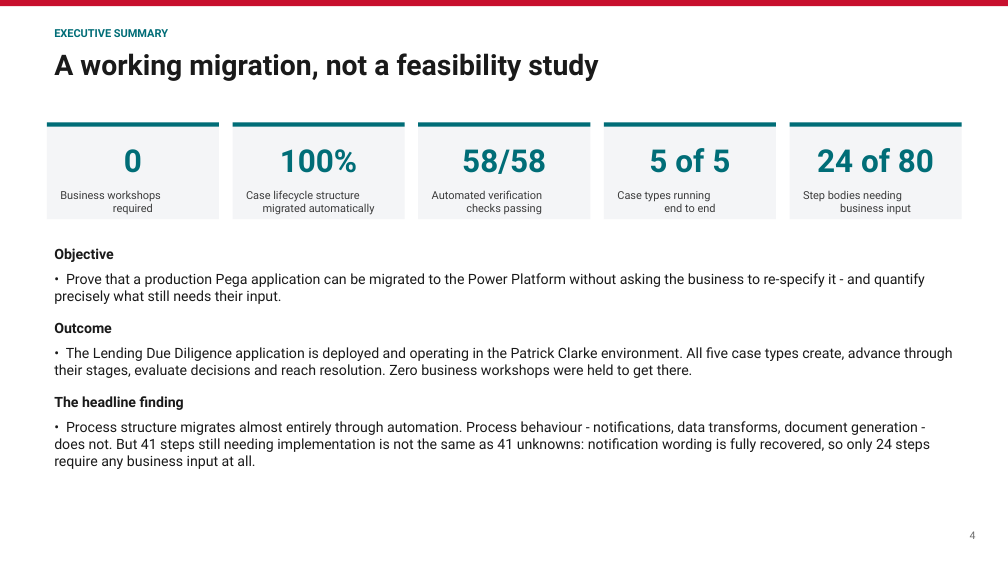
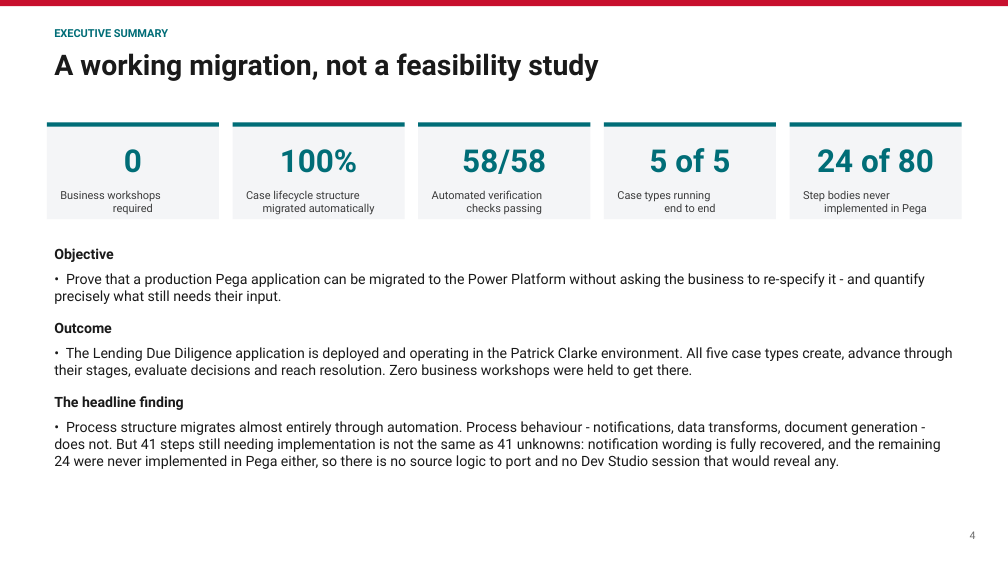
Before and after one commit to parclarke/LDD, a slide deck: slide 4 of lending-due-diligence-app/docs/Pega-to-PowerPlatform-Migration-PoC.pptx. Drawn at 1008x567 pixels with LibreOffice and Linux fonts; fonts in the diff are those of the drawing. Boxes give left, top, right and bottom in pixels: in the first picture for what was removed or moved away, otherwise in the second. Text is boxed around its words. In the diff, an @@ line names an element or a change of style, - is before the commit and + after.

```diff
--- a/lending-due-diligence-app/docs/Pega-to-PowerPlatform-Migration-PoC.pptx
+++ b/lending-due-diligence-app/docs/Pega-to-PowerPlatform-Migration-PoC.pptx
@@ text at [803,191,927,215]: text changed @@
-Step bodies needing
-business input
+Step bodies never
+implemented in Pega
@@ text at [54,421,941,469]: text changed @@
-• Process structure migrates almost entirely through automation. Process behaviour - notifications, data transforms, document generation - does not. But 41 steps still needing implementation is not the same as 41 unknowns: notification wording is fully recovered, so only 24 steps require any business input at all.
+• Process structure migrates almost entirely through automation. Process behaviour - notifications, data transforms, document generation - does not. But 41 steps still needing implementation is not the same as 41 unknowns: notification wording is fully recovered, and the remaining 24 were never implemented in Pega either, so there is no source logic to port and no Dev Studio session that would reveal any.
```
Also in this commit, not shown: 21 other slides changed, 1 slide added, 4 other files.
